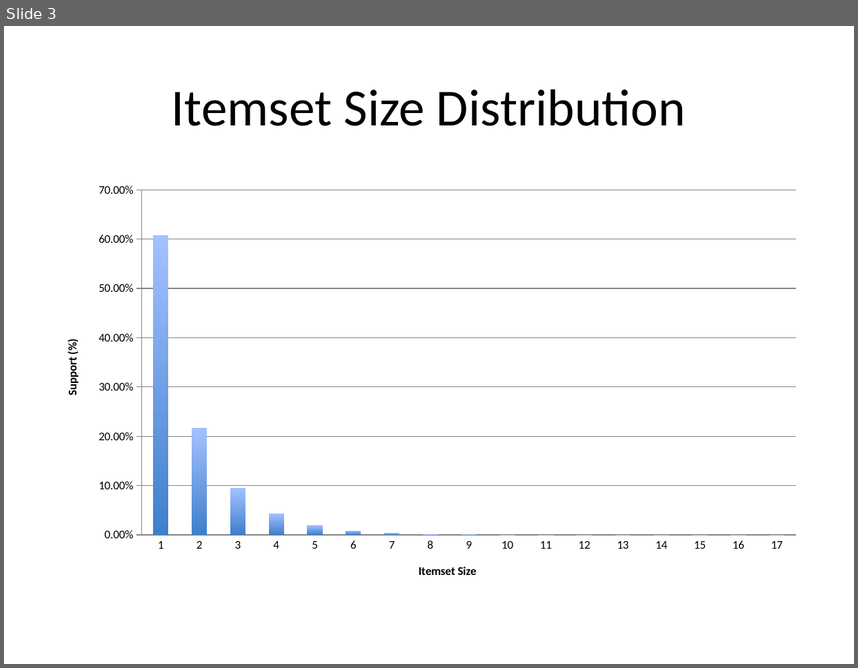
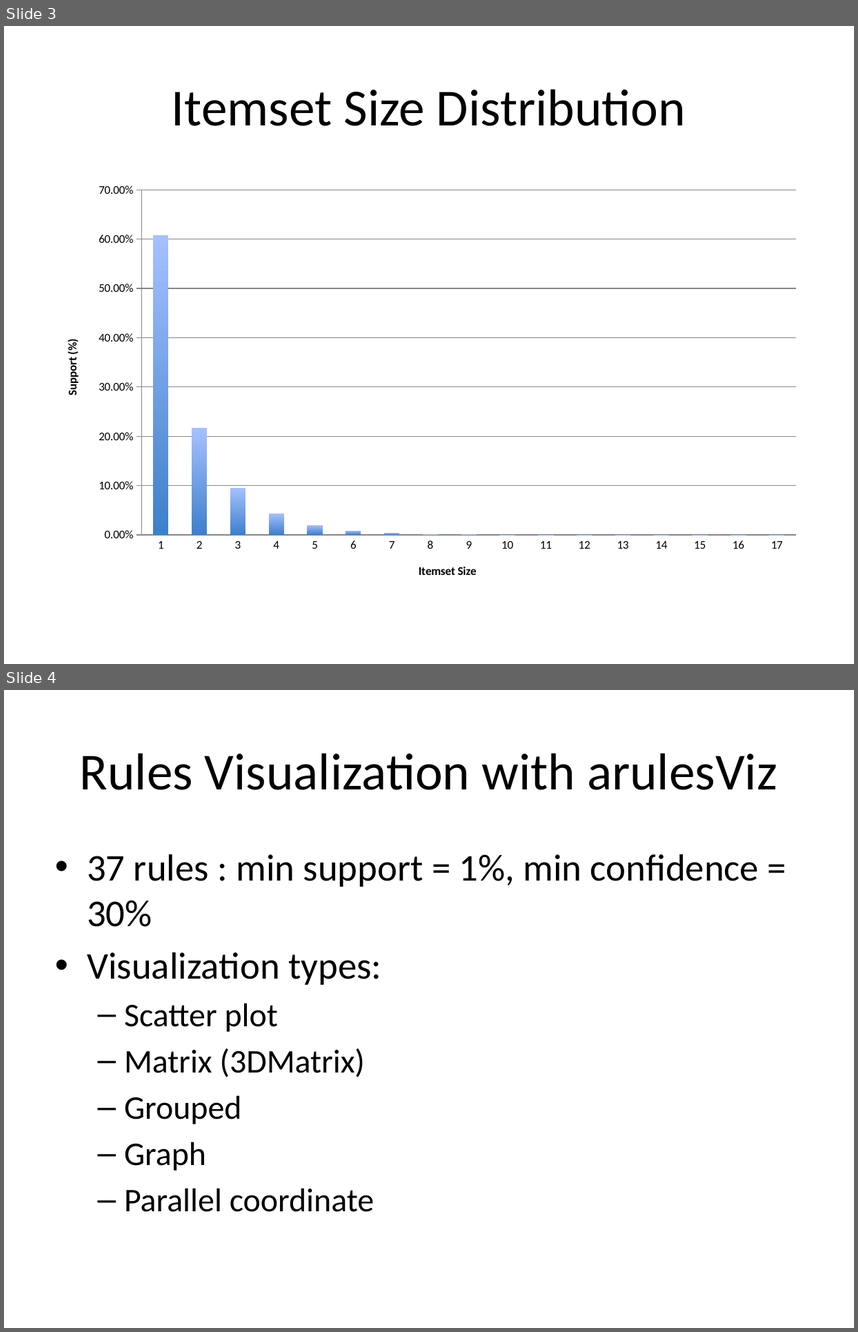
Before and after one commit to nhonaitran/datamining, a slide deck: R/Ai_Presentation.pptx. Shown one above the other, each under a label of ours: slide 3 before the commit, slides 3 and 4 after it. The pictures are 858x668 and 858x1332 pixels, drawn with LibreOffice and Linux fonts; fonts in the diff are those of the drawing. Boxes give left, top, right and bottom in pixels: in the first picture for what was removed or moved away, otherwise in the second. Text is boxed around its words. In the diff, an @@ line names an element or a change of style, - is before the commit and + after.

Commit message:
Added visualization for rules

```diff
--- a/R/Ai_Presentation.pptx
+++ b/R/Ai_Presentation.pptx
@@ slide 4 added at bbox=[4, 690, 854, 1328], background #FFFFFF @@
@@ title added at bbox=[80, 753, 777, 790], 44 pt, text #000000 @@
+Rules Visualization with arulesViz
@@ text added at bbox=[87, 854, 759, 1212], 32 pt, text #000000 @@
+• 37 rules : min support = 1%, min confidence = 30%
+• Visualization types:
+  – Scatter plot
+  – Matrix (3DMatrix)
+  – Grouped
+  – Graph
+  – Parallel coordinate
```
Also in this commit, not shown: 18 other files.
